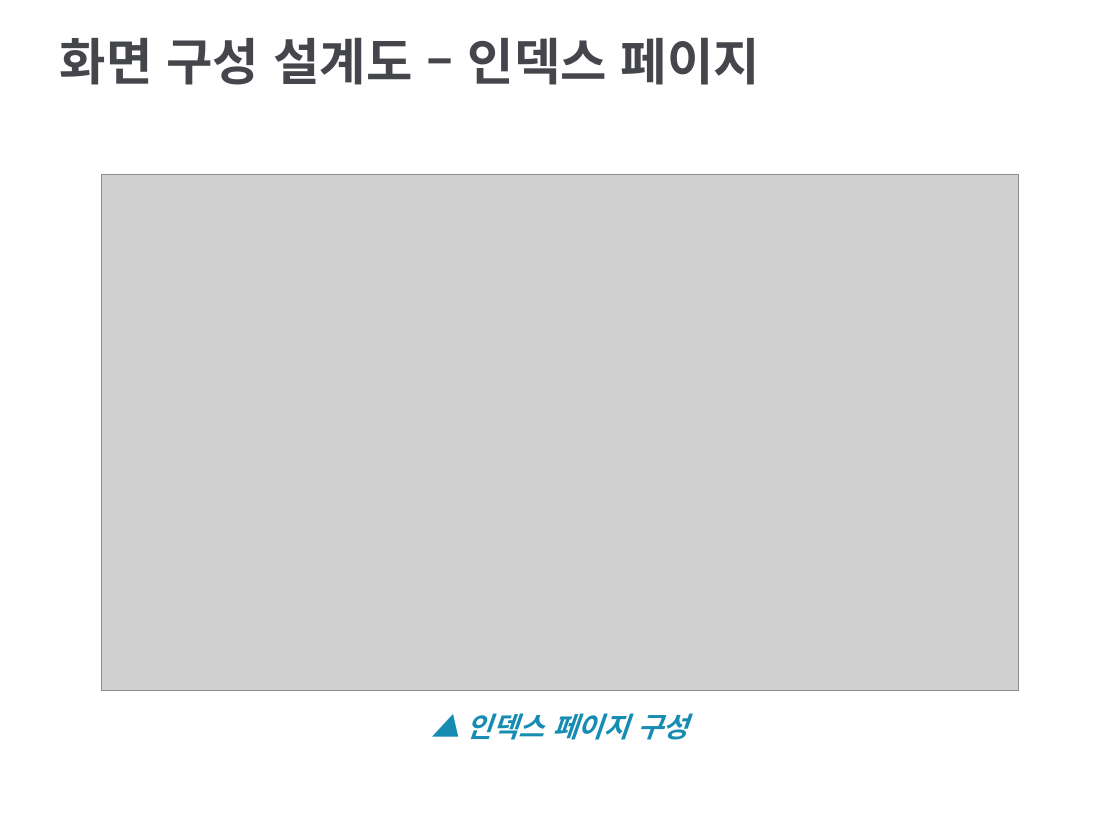
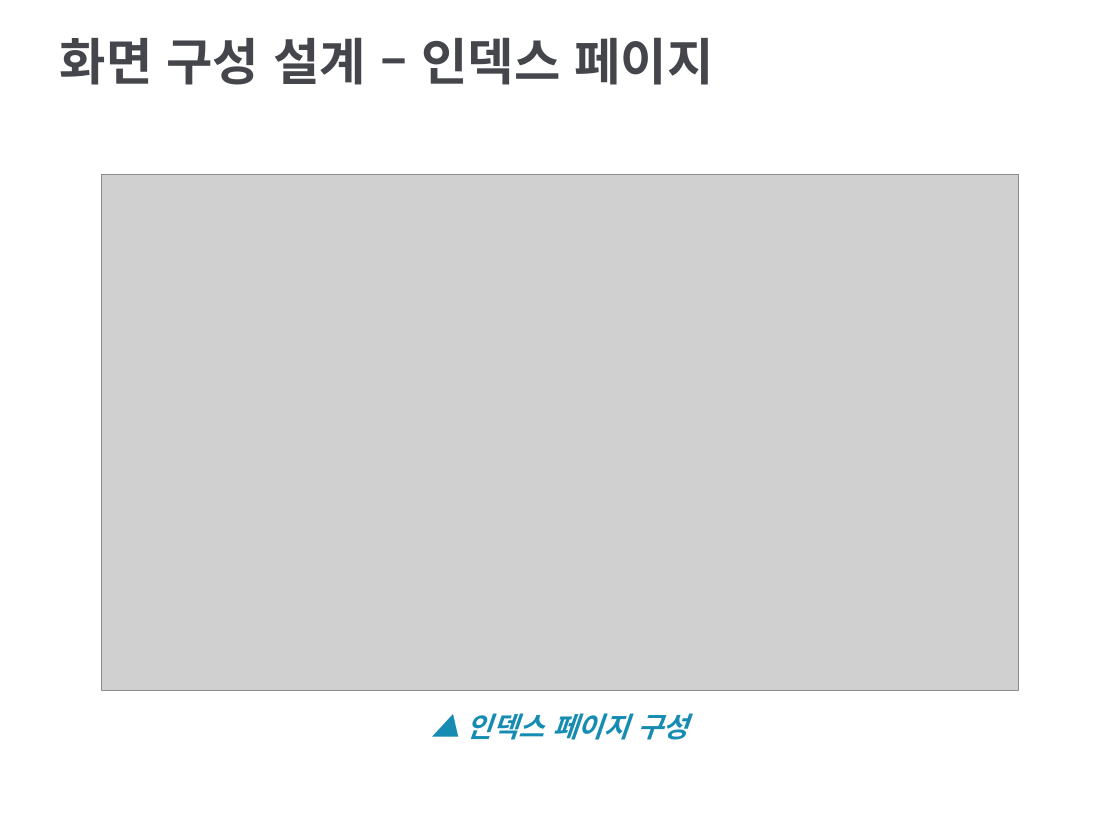
Before and after one commit to DrawGreen2021/Presentation, a slide deck: slide 28 of 팀 그릴그린 중간발표(사업계획서).pptx. Drawn at 1120x840 pixels with LibreOffice and Linux fonts; fonts in the diff are those of the drawing; grey boxes stand for pictures; background and template pictures are left out. Boxes give left, top, right and bottom in pixels: in the first picture for what was removed or moved away, otherwise in the second. Text is boxed around its words. In the diff, an @@ line names an element or a change of style, - is before the commit and + after.

```diff
--- a/팀 그릴그린 중간발표(사업계획서).pptx
+++ b/팀 그릴그린 중간발표(사업계획서).pptx
@@ title at box(60, 37, 714, 85): text changed @@
-화면 구성 설계도 – 인덱스 페이지
+화면 구성 설계 – 인덱스 페이지
```
Also in this commit, not shown: 9 other slides changed, 4 slides added, 2 slides removed, 2 other files.
